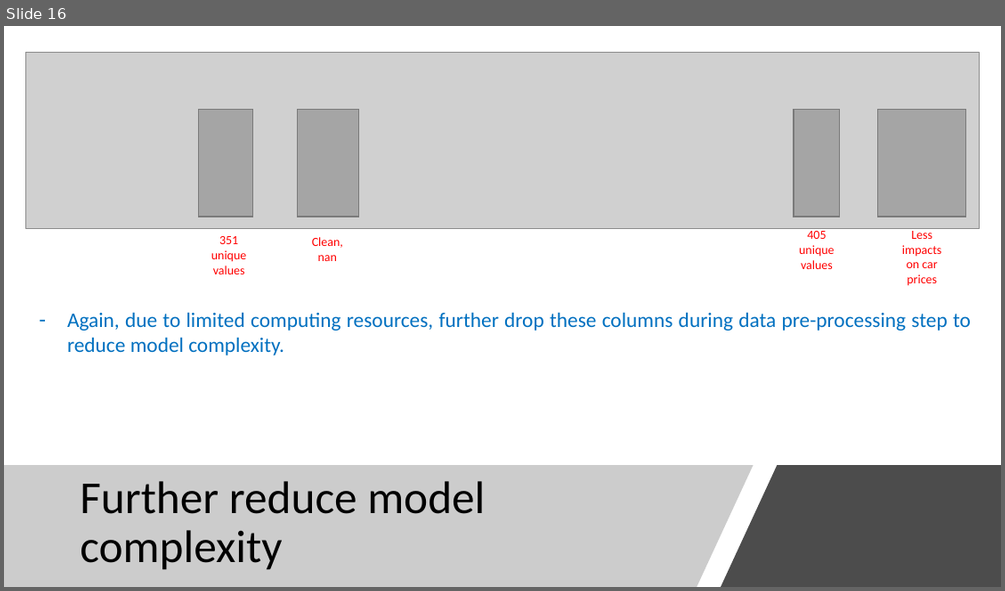
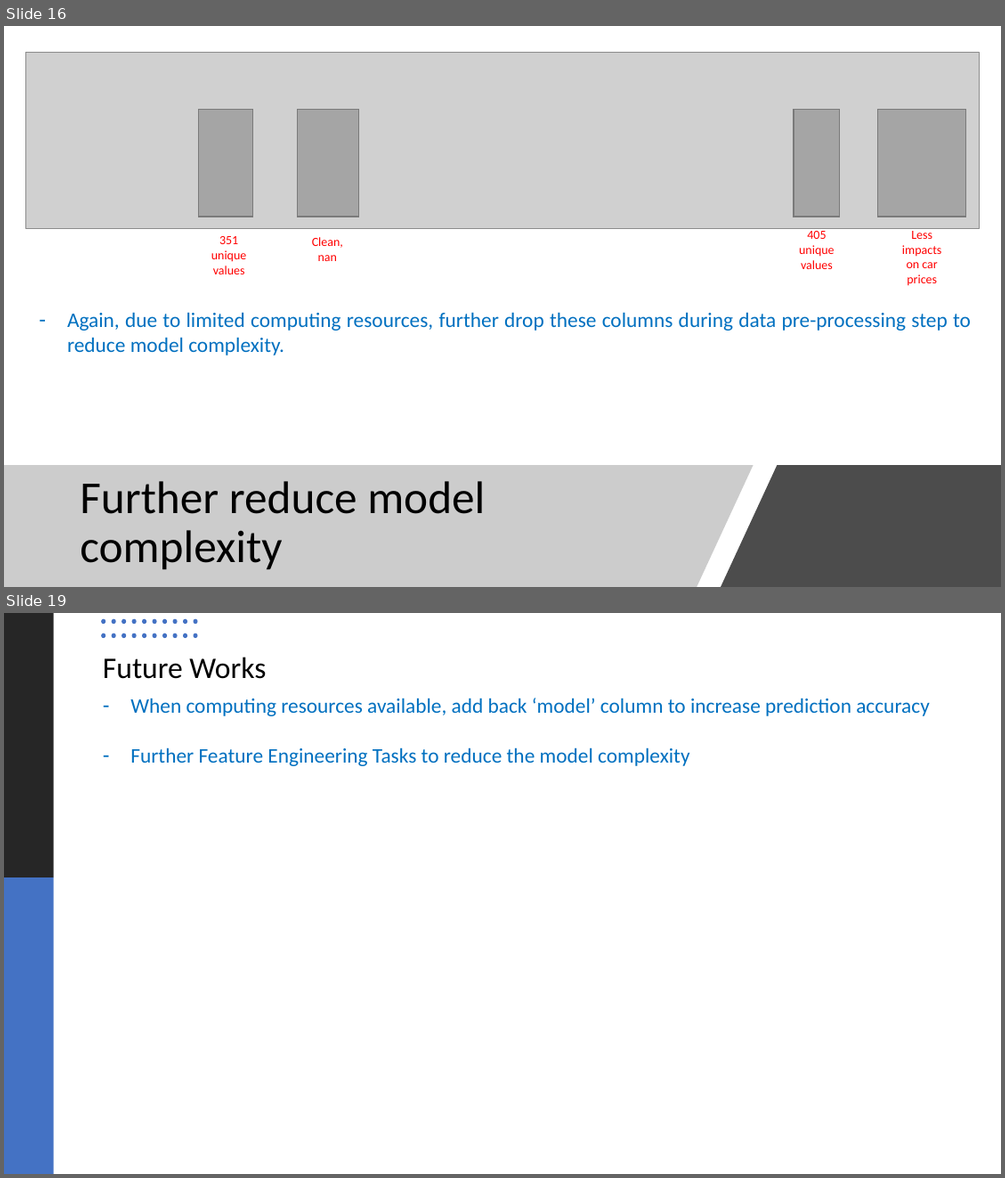
Before and after one commit to Dearsu520/automotive-modeling-project, a slide deck: ETL/Final Project.pptx. Shown one above the other, each under a label of ours: slide 16 before the commit, slides 16 and 19 after it; the slides between them are not shown. The pictures are 1005x591 and 1005x1178 pixels, drawn with LibreOffice and Linux fonts; fonts in the diff are those of the drawing; grey boxes stand for pictures. Boxes give left, top, right and bottom in pixels: in the first picture for what was removed or moved away, otherwise in the second. Text is boxed around its words. In the diff, an @@ line names an element or a change of style, - is before the commit and + after.

```diff
--- a/ETL/Final Project.pptx
+++ b/ETL/Final Project.pptx
@@ slide 19 added at (4,613,1001,1174), background #FFFFFF @@
@@ rectangle added at (4,613,53,877), fill #262626 @@
@@ group added at (101,619,198,638): 20 ellipses @@
@@ title added at (103,657,266,679), 28.8 pt, text #000000 @@
+Future Works
@@ text added at (130,698,930,766), 20 pt, text #0070C0 @@
+– When computing resources available, add back ‘model’ column to increase prediction accuracy
+– Further Feature Engineering Tasks to reduce the model complexity
@@ rectangle added at (4,877,53,1174), fill #4472C4 @@
```
Also in this commit, not shown: 2 other slides added, 1 other file.
